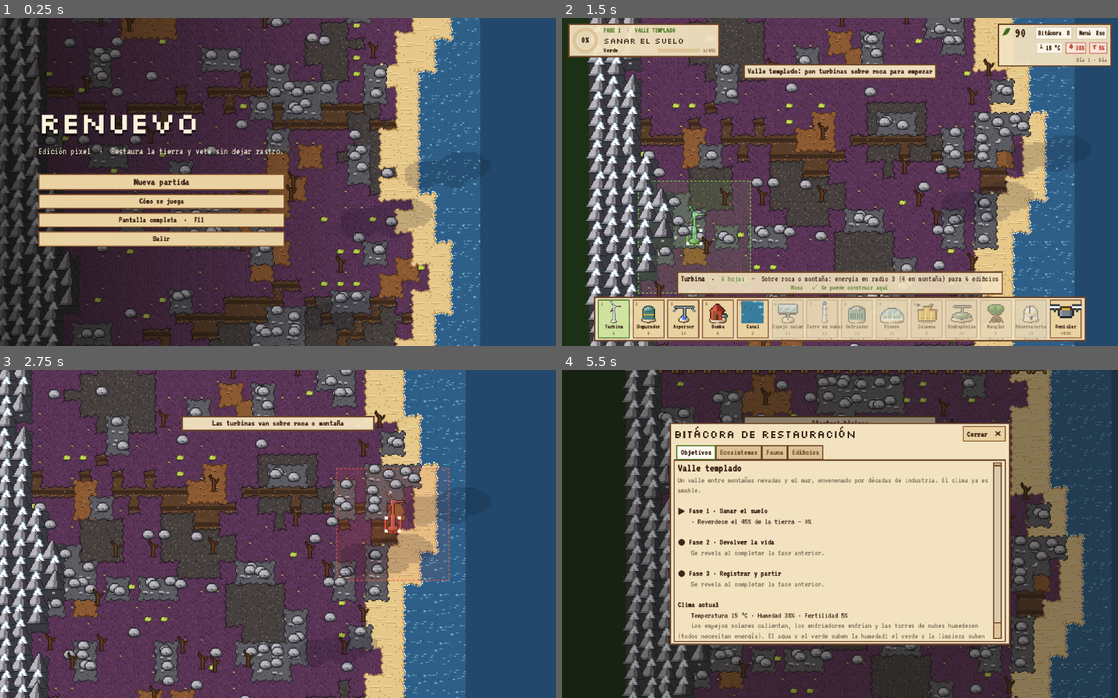
Above: before the commit, frames 1-4 (two rows, left to right).
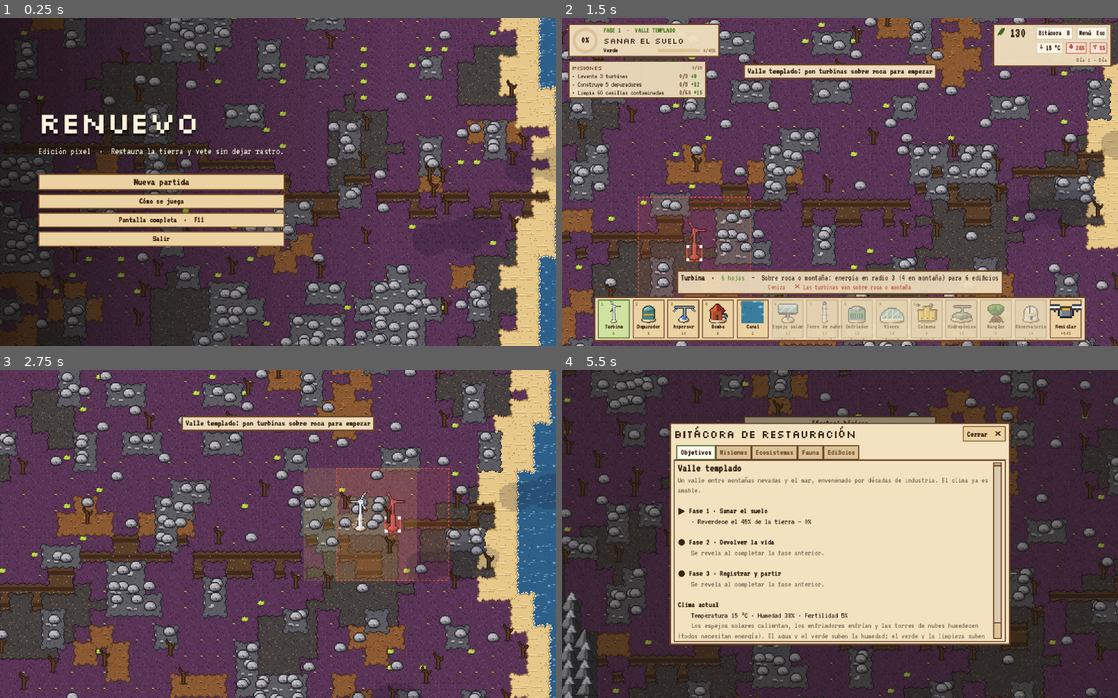
Above: after the commit, the same moments.

Repository: Sinlessheart62/Renuevo
Game: Godot game, scene res://main.tscn
The game is run twice, just before and just after one commit, with the same random seed, the same clock (stepped at 60 frames per second) and the same inputs.
Inputs (mouse positions are in pixels of both pictures, inside the frame that each line leads up to):
- Up to frame 1 (0.25 s): no input
- Up to frame 2 (1.5 s): click "Nueva partida" at 0.5 s; click "Jugar" at 1.25 s
- Up to frame 3 (2.75 s): tap Enter at 2 s; move the mouse to (400, 517) at 2.02 s; hold D from 2.03 s (still down); tap H at 2.1 s; click (400, 517) at 2.17 s
- Up to frame 4 (5.5 s): release D at 2.75 s; drag from (728, 550) to (812, 599) at 2.77 s; move the mouse to (895, 461) at 3.52 s; hold D 3.53-4.25 s; tap B at 3.6 s; click (895, 461) at 3.67 s; tap H at 3.8, 5.3 s; drag from (812, 599) to (673, 484) at 4.27 s; move the mouse to (1006, 583) at 5.02 s; hold A from 5.03 s (still down); tap G at 5.1 s; click (1006, 583) at 5.17 s

The runs differ from the first frame. In frame 1, 57% of the frame differs, in the area x 0-100%, y 0-100%; in frame 2, 57%; in frame 3, 70%; in frame 4, 37%.

Commit message:
Renuevo Pixel 3.2: mapa de 44x44 y 28 misiones secundarias con recompensas
Co-Authored-By: Claude Opus 5.5 <noreply@anthropic.com>
Claude-Session: https://claude.ai/code/session_01YNeEiBML75Bjw2HE6PNaww

Diff:
--- a/godot-pixel/scripts/data.gd
+++ b/godot-pixel/scripts/data.gd
@@ -1,10 +1,11 @@
 extends Node
 ## Datos fijos del juego: terrenos, herramientas, regiones y especies.
 
-const C := 30
-const R := 30
+const C := 44
+const R := 44
 const MAXH := 5
 const DAY := 300.0
+const AFW := float(C * R) / 900.0   # más fauna en mapas grandes
 const HS := 0.42          # altura de un escalón de terreno (unidades de mundo)
 
 const TY := ["tox","dirt","grass","forest","water","wet","flower","rock","mnt","sea","sand","mang","ash","ice","lava","oil","bed"]
@@ -116,26 +117,26 @@
 func want(k: String, s: Dictionary) -> int:
 	var gl: float = s.green + s.flower
 	match k:
-		"deer": return mini(8, s.forest / 8)
-		"rabbit": return mini(6, (s.grass + s.flower) / 25)
-		"heron": return mini(6, s.wet / 4)
-		"duck": return mini(6, s.water / 6)
-		"bee": return mini(10, s.flower / 5)
-		"butterfly": return mini(8, s.flower / 7)
-		"parrot": return mini(8, s.forest / 6)
-		"turtle": return mini(5, s.mang / 4)
-		"reindeer": return mini(6, s.forest / 7)
-		"fox": return mini(4, (s.grass + s.flower) / 22)
-		"hare": return mini(6, (s.grass + s.flower) / 18)
-		"seal": return mini(4, s.green / 35)
-		"goat": return mini(6, (s.grass + s.flower) / 20)
-		"lizard": return mini(6, s.green / 25)
-		"beaver": return mini(3, s.water / 6) if s.forest >= 6 else 0
-		"frog": return mini(6, s.wet / 3)
-		"bear": return mini(2, s.forest / 20) if (s.forest >= 20 and s.flower >= 8) else 0
-		"flamingo": return mini(6, (s.wet + s.mang) / 6)
-		"manta": return mini(3, s.mang / 6)
-		"wolf": return mini(3, maxi(0, s.get("reindeer", 0) - 1))
+		"deer": return mini(int(8 * AFW), s.forest / 8)
+		"rabbit": return mini(int(6 * AFW), (s.grass + s.flower) / 25)
+		"heron": return mini(int(6 * AFW), s.wet / 4)
+		"duck": return mini(int(6 * AFW), s.water / 6)
+		"bee": return mini(int(10 * AFW), s.flower / 5)
+		"butterfly": return mini(int(8 * AFW), s.flower / 7)
+		"parrot": return mini(int(8 * AFW), s.forest / 6)
+		"turtle": return mini(int(5 * AFW), s.mang / 4)
+		"reindeer": return mini(int(6 * AFW), s.forest / 7)
+		"fox": return mini(int(4 * AFW), (s.grass + s.flower) / 22)
+		"hare": return mini(int(6 * AFW), (s.grass + s.flower) / 18)
+		"seal": return mini(int(4 * AFW), s.green / 35)
+		"goat": return mini(int(6 * AFW), (s.grass + s.flower) / 20)
+		"lizard": return mini(int(6 * AFW), s.green / 25)
+		"beaver": return mini(int(3 * AFW), s.water / 6) if s.forest >= 6 else 0
+		"frog": return mini(int(6 * AFW), s.wet / 3)
+		"bear": return mini(int(2 * AFW), s.forest / 20) if (s.forest >= 20 and s.flower >= 8) else 0
+		"flamingo": return mini(int(6 * AFW), (s.wet + s.mang) / 6)
+		"manta": return mini(int(3 * AFW), s.mang / 6)
+		"wolf": return mini(int(3 * AFW), maxi(0, s.get("reindeer", 0) - 1))
 		"whale":
 			var r: float = float(s.green) / s.land
 			return (2 if r > .6 else 1) if r > .4 else 0
@@ -151,3 +152,34 @@
 
 func ty(i: int) -> String:
 	return TY[i]
+
+## Misiones secundarias: k = métrica, g = meta, r = recompensa en hojas, ph = fase mínima, reg = regiones
+const MISSIONS := [
+	{"id":"tur3","n":"Levanta 3 turbinas","k":"b_tur","g":3,"r":8},
+	{"id":"geo3","n":"Construye 3 plantas geotérmicas","k":"b_geo","g":3,"r":15,"reg":["volcan"]},
+	{"id":"dep5","n":"Construye 5 depuradores","k":"b_dep","g":5,"r":12},
+	{"id":"clean60","n":"Limpia 60 casillas contaminadas","k":"clean","g":60,"r":15},
+	{"id":"oil40","n":"Limpia 40 casillas de petróleo","k":"oil","g":40,"r":20,"reg":["tropico"]},
+	{"id":"melt150","n":"Derrite 150 casillas de hielo","k":"melt","g":150,"r":20,"reg":["polar"]},
+	{"id":"grass80","n":"Haz crecer 80 casillas de pasto","k":"grass","g":80,"r":15},
+	{"id":"can8","n":"Excava 8 canales","k":"can","g":8,"r":10},
+	{"id":"fill15","n":"Llena de agua 15 casillas de cauce","k":"fill","g":15,"r":12},
+	{"id":"asp6","n":"Ten 6 aspersores con energía a la vez","k":"pow_asp","g":6,"r":15},
+	{"id":"rain2","n":"Vive 2 lluvias","k":"rain","g":2,"r":10},
+	{"id":"green25","n":"Reverdece el 25% de la tierra","k":"green","g":25,"r":15},
+	{"id":"warm5","n":"Sube la temperatura a 5 °C","k":"T_hi","g":5,"r":15,"reg":["polar"]},
+	{"id":"cool26","n":"Baja la temperatura a 26 °C","k":"T_lo","g":26,"r":15,"reg":["tropico"]},
+	{"id":"hum45","n":"Sube la humedad al 45%","k":"H","g":45,"r":15,"reg":["volcan"]},
+	{"id":"day3","n":"Llega al día 3","k":"days","g":3,"r":10},
+	{"id":"forest40","n":"Haz crecer 40 casillas de bosque","k":"forest","g":40,"r":20,"ph":2},
+	{"id":"flower25","n":"Siembra 25 casillas de flores","k":"flower","g":25,"r":20,"ph":2},
+	{"id":"wet15","n":"Crea 15 casillas de humedal","k":"wet","g":15,"r":20,"ph":2,"reg":["valle","tropico","polar","volcan"]},
+	{"id":"col3","n":"Instala 3 colmenas","k":"b_col","g":3,"r":12,"ph":2},
+	{"id":"man8","n":"Planta 8 manglares","k":"man","g":8,"r":15,"ph":2,"reg":["valle","tropico"]},
+	{"id":"sp4","n":"Descubre 4 especies","k":"species","g":4,"r":20},
+	{"id":"bear","n":"Atrae al oso al bosque","k":"sp_bear","g":1,"r":25,"reg":["valle"]},
+	{"id":"whale","n":"Avista la ballena","k":"sp_whale","g":1,"r":25,"reg":["polar"]},
+	{"id":"manta","n":"Avista la mantarraya","k":"sp_manta","g":1,"r":25,"reg":["tropico"]},
+	{"id":"goat","n":"Atrae a la cabra montés","k":"sp_goat","g":1,"r":25,"reg":["volcan"]},
+	{"id":"anim25","n":"Ten 25 animales en la parcela","k":"animals","g":25,"r":25},
+	{"id":"rec15","n":"Recicla 15 edificios","k":"rec","g":15,"r":20,"ph":3}]
--- a/godot-pixel/scripts/game.gd
+++ b/godot-pixel/scripts/game.gd
@@ -13,8 +13,8 @@
 signal finished(text: String)
 signal scanned_animal(i: int, a: Dictionary)
 
-const C := 30
-const R := 30
+const C := 44
+const R := 44
 const SKEY := "user://partida.json"
 const PKEY := "user://progreso.json"
 
@@ -58,6 +58,9 @@
 var rng := RandomNumberGenerator.new()
 var last_stats: Dictionary = {}
 var paused := false
+var cnt := {}            # contadores para las misiones
+var mis_done := {}
+signal missions_changed
 
 func _ready() -> void:
 	rng.randomize()
@@ -126,6 +129,7 @@
 		return a + (b - a) * u + (c - a) * v + (a - b - c + d) * u * v
 
 # ---------------------------------------------------------------- generación
+const AF := float(C * R) / 900.0   # factor de área respecto al mapa de 30x30
 func gen(sd: int) -> void:
 	var r := Mulberry.new(sd)
 	var n1 := _noise_grid(r, 3)
@@ -166,8 +170,8 @@
 			for x in C:
 				if T[idx(x, y)] != "sea" and touches(x, y, ["sea"]):
 					T[idx(x, y)] = "sand"; H[idx(x, y)] = 1
-		for k in 8: blob.call(3 + r.next() * (C - 6), 3 + r.next() * (R - 6), .6 + r.next() * 1.0, "rock", "tox")
-		for k in 11:
+		for k in int(8 * AF): blob.call(3 + r.next() * (C - 6), 3 + r.next() * (R - 6), .6 + r.next() * 1.0, "rock", "tox")
+		for k in int(11 * AF):
 			var cx := int(r.next() * C); var cy := int(r.next() * R)
 			for j in [idx(cx, cy)] + nb4(cx, cy):
 				if T[j] == "tox" and r.next() < .7: T[j] = "dirt"
@@ -189,20 +193,29 @@
 				if cone > 2.4:
 					H[idx(x, y)] = mini(D.MAXH, int(round(cone)))
 					T[idx(x, y)] = "lava" if d < 1.2 else "mnt"
-		for k in 5:
+		var v2x := C - 1 - vx + (r.next() - .5) * 6; var v2y := R - 1 - vy + (r.next() - .5) * 6
+		for y2 in R:
+			for x2 in C:
+				var d2 := Vector2(x2 - v2x, y2 - v2y).length()
+				var cone2 := 4.6 - d2 * .8
+				if cone2 > 2.4:
+					H[idx(x2, y2)] = mini(D.MAXH, int(round(cone2)))
+					T[idx(x2, y2)] = "lava" if d2 < 1.0 else "mnt"
+		for k in int(5 * AF):
 			var x := vx; var y := vy; var a := r.next() * 6.28
+			if k % 2 == 1: x = v2x; y = v2y
 			for s in 18:
 				x += cos(a) + (r.next() - .5) * .9; y += sin(a) + (r.next() - .5) * .9
 				var xi := int(round(x)); var yi := int(round(y))
 				if not inb(xi, yi): break
 				if s > 1: T[idx(xi, yi)] = "lava"
-		for k in 9: blob.call(r.next() * C, r.next() * R, .6 + r.next() * 1.1, "rock", "ash")
+		for k in int(9 * AF): blob.call(r.next() * C, r.next() * R, .6 + r.next() * 1.1, "rock", "ash")
 		var y := 2 + int(r.next() * (R - 4))
 		for x in C:
 			if inb(x, y) and T[idx(x, y)] != "lava" and T[idx(x, y)] != "mnt":
 				T[idx(x, y)] = "bed"; H[idx(x, y)] = maxi(1, H[idx(x, y)] - 1)
 			y = clampi(y + int(round(r.next() * 2 - 1)), 1, R - 2)
-		for k in 11:
+		for k in int(11 * AF):
 			var cx := int(r.next() * C); var cy := int(r.next() * R)
 			for j in [idx(cx, cy)] + nb4(cx, cy):
 				if (T[j] == "tox" or T[j] == "ash") and r.next() < .75: T[j] = "dirt"
@@ -214,12 +227,12 @@
 				if m > .4:
 					T[idx(x, y)] = "mnt"; H[idx(x, y)] = mini(D.MAXH, 3 + int(round(m * .8)))
 		if region_id == "valle":
-			for k in 6: blob.call(5 + r.next() * (C - 10), r.next() * R, 1.2 + r.next() * 1.6, "ash", "tox")
+			for k in int(6 * AF): blob.call(5 + r.next() * (C - 10), r.next() * R, 1.2 + r.next() * 1.6, "ash", "tox")
 		else:
-			for k in 8: blob.call(5 + r.next() * (C - 10), r.next() * R, 1.2 + r.next() * 1.6, "tox", "ice")
-		for k in 9: blob.call(4 + r.next() * (C - 8), r.next() * R, .6 + r.next() * 1.1, "rock", base)
-		for rv in 2:
-			_river(r, 4 + int(r.next() * (R / 2 - 6)) + rv * (R / 2))
+			for k in int(8 * AF): blob.call(5 + r.next() * (C - 10), r.next() * R, 1.2 + r.next() * 1.6, "tox", "ice")
+		for k in int(9 * AF): blob.call(4 + r.next() * (C - 8), r.next() * R, .6 + r.next() * 1.1, "rock", base)
+		for rv in 3:
+			_river(r, 3 + int(r.next() * (R / 3 - 5)) + rv * (R / 3))
 		_coast_and_more(r, base)
 	_rock_grid(r)
 
@@ -242,7 +255,7 @@
 					T[j] = "sea"; H[j] = 0
 				else:
 					T[j] = "sand"; H[j] = 1
-		for k in 9:
+		for k in int(9 * AF):
 			var cx := 5 + int(r.next() * (C - 10)); var cy := int(r.next() * R)
 			for j in [idx(cx, cy)] + nb4(cx, cy):
 				if T[j] == base and r.next() < .75: T[j] = "dirt"
@@ -263,6 +276,12 @@
 
 func set_type(i: int, t: String) -> void:
 	var old := T[i]
+	if started:
+		if old in D.DIRTY and (t == "dirt" or t == "sea"): _c("clean")
+		if old == "oil": _c("oil")
+		if old == "ice" and t == "dirt": _c("melt")
+		if old == "dirt" and t == "grass": _c("grass")
+		if old == "bed" and t == "water": _c("fill")
 	T[i] = t
 	known[t] = true
 	born[i] = now_s
@@ -417,6 +436,10 @@
 		else:
 			set_type(i, "bed" if id == "can" else "mang")
 			Sfx.play("water" if id == "can" else "seed"); fx.emit("dust", i, null)
+	if id == "rec": _c("rec")
+	elif id == "can": _c("can")
+	elif id == "man": _c("man")
+	else: _c("b_" + id)
 	compute_power(); climate(stats()); dirty = true; hud()
 	return true
 
@@ -500,12 +523,12 @@
 			if T[j] == "water" or T[j] == "sea" or T[j] == "wet":
 				fl.append(i); break
 	fl.shuffle()
-	for k in mini(5, fl.size()):
+	for k in mini(8, fl.size()):
 		set_type(fl[k], "water"); fx.emit("ring", fl[k], Color(.75, .9, 1))
 	if fl.size() and rng.randf() < .15: Sfx.play("water")
 	# deshielo natural
 	if CL.T > 1:
-		for k in 45:
+		for k in int(45 * AF):
 			var i := rng.randi() % (C * R)
 			if T[i] == "ice" and rng.randf() < minf(.5, CL.T * .03):
 				var ok := false
@@ -514,7 +537,7 @@
 				if ok:
 					set_type(i, "dirt"); fx.emit("ring", i, Color(.92, .96, 1))
 	# propagación natural
-	for k in 68:
+	for k in int(68 * AF):
 		var i := rng.randi() % (C * R)
 		var g := T[i]
 		if not D.SPR.has(g):
@@ -531,7 +554,7 @@
 			if T[j] == s[0] and (g == "water" or B[j] == ""): n.append(j)
 		if n.size(): grow(pickr(n), "grass" if g == "water" else g)
 	if not wx.on and rng.randf() < (.3 + CL.H / 100.0) / 300.0 and phase < 3:
-		wx.on = true; wx.until = gtime + 18 + rng.randf() * 12
+		wx.on = true; wx.until = gtime + 18 + rng.randf() * 12; _c("rain")
 		toast.emit("Empieza a nevar" if CL.T < 0 else "Empieza a llover: todo crece más rápido")
 	if wx.on and gtime > wx.until: wx.on = false
 	hud()
@@ -597,6 +620,7 @@
 			save()
 		else:
 			start_leaving()
+	if started and not won: check_missions(s)
 	hud_changed.emit()
 
 # ---------------------------------------------------------------- fauna
@@ -706,6 +730,8 @@
 	var m := maxi(1, roundi(play_s / 60.0))
 	var first: bool = not prog.done.has(region_id)
 	prog.done[region_id] = mini(int(prog.done[region_id]), m) if prog.done.has(region_id) else m
+	if not prog.has("mis"): prog.mis = {}
+	prog.mis[region_id] = maxi(int(prog.mis.get(region_id, 0)), mis_done.size())
 	_save_prog()
 	var ni := D.RORDER.find(region_id) + 1
 	var nx: String = D.RORDER[ni] if ni < D.RORDER.size() else ""
@@ -731,9 +757,10 @@
 		if a.begins_with("--seed="):
 			seed_v = int(a.split("=")[1]); rng.seed = seed_v
 	gen(seed_v)
-	leaves = 90; phase = 1; b3 = 0; gtime = D.DAY * .06
+	leaves = 130; phase = 1; b3 = 0; gtime = D.DAY * .06
 	seen = {}; scanned = {}; known = {}
 	for t in T: known[t] = true
+	cnt = {}; mis_done = {}
 	play_s = 0; reset_run()
 	tool_id = "geo" if id == "volcan" else "tur"
 	compute_power(); dirty = true
@@ -754,7 +781,7 @@
 	for i in C * R:
 		ts += char(97 + D.TY.find(T[i])); bs += char(97 + D.BL.find(B[i]))
 	return {"v":3,"ts":Time.get_unix_time_from_system(),"region":region_id,"seed":seed_v,"leaves":leaves,"phase":phase,"b3":b3,
-		"gt":roundi(gtime),"seen":seen.keys(),"sc":scanned.keys(),"kn":known.keys(),"ms":roundi(play_s * 1000),"t":ts,"b":bs}
+		"gt":roundi(gtime),"seen":seen.keys(),"sc":scanned.keys(),"kn":known.keys(),"ms":roundi(play_s * 1000),"t":ts,"b":bs,"mis":mis_done.keys(),"cnt":cnt}
 
 func valid(s) -> bool:
 	return s is Dictionary and int(s.get("v", 0)) == 3 and D.REGIONS.has(s.get("region", "")) and str(s.get("t", "")).length() == C * R
@@ -773,6 +800,9 @@
 	for k in s.get("seen", []): seen[k] = true
 	for k in s.get("sc", []): scanned[k] = true
 	for k in s.get("kn", []): known[k] = true
+	mis_done = {}
+	for k in s.get("mis", []): mis_done[k] = true
+	cnt = s.get("cnt", {}).duplicate()
 	for t in T: known[t] = true
 	play_s = float(s.get("ms", 0)) / 1000.0
 	reset_run()
@@ -812,3 +842,65 @@
 func unlocked(id: String) -> bool:
 	var i := D.RORDER.find(id)
 	return i == 0 or prog.done.has(D.RORDER[i - 1])
+
+# ---------------------------------------------------------------- misiones
+func _c(k: String, n := 1) -> void:
+	cnt[k] = int(cnt.get(k, 0)) + n
+
+func missions_for_region(id := "") -> Array:
+	if id == "": id = region_id
+	var o := []
+	for m in D.MISSIONS:
+		if not m.has("reg") or id in m.reg: o.append(m)
+	return o
+
+func mis_value(m: Dictionary, s: Dictionary) -> float:
+	var k: String = m.k
+	if k.begins_with("b_") or k in ["clean", "oil", "melt", "grass", "fill", "can", "man", "rec", "rain"]:
+		return float(cnt.get(k, 0))
+	if k.begins_with("sp_"): return 1.0 if seen.has(k.substr(3)) else 0.0
+	match k:
+		"forest", "flower", "wet", "mang", "water": return float(s.get(k, 0))
+		"green": return 100.0 * s.green / s.land
+		"species": return float(seen.size())
+		"animals": return float(anim.size())
+		"days": return float(int(gtime / D.DAY) + 1)
+		"T_hi": return CL.T
+		"T_lo": return CL.T
+		"H": return CL.H
+		"pow_asp":
+			var n := 0
+			for i in C * R:
+				if B[i] == "asp" and POW.size() and POW[i]: n += 1
+			return float(n)
+	return 0.0
+
+func mis_ok(m: Dictionary, v: float) -> bool:
+	return v <= m.g if m.k == "T_lo" else v >= m.g
+
+func mis_text(m: Dictionary, v: float) -> String:
+	if m.k == "T_lo" or m.k == "T_hi": return "%d °C" % roundi(v)
+	if m.k == "H": return "%d%%" % roundi(v)
+	if m.k == "green": return "%d/%d%%" % [mini(roundi(v), m.g), m.g]
+	if m.g == 1: return "pendiente"
+	return "%d/%d" % [mini(int(v), m.g), m.g]
+
+func active_missions(nmax := 3) -> Array:
+	var o := []
+	for m in missions_for_region():
+		if mis_done.has(m.id): continue
+		if int(m.get("ph", 1)) > phase: continue
+		o.append(m)
+		if o.size() >= nmax: break
+	return o
+
+func check_missions(s: Dictionary) -> void:
+	for m in missions_for_region():
+		if mis_done.has(m.id) or int(m.get("ph", 1)) > phase: continue
+		if mis_ok(m, mis_value(m, s)):
+			mis_done[m.id] = true
+			leaves += int(m.r)
+			toast.emit("Misión cumplida: %s  ·  +%d hojas" % [m.n, m.r])
+			Sfx.play("found")
+			dirty = true
+			missions_changed.emit()
--- a/godot-pixel/scripts/ui.gd
+++ b/godot-pixel/scripts/ui.gd
@@ -30,6 +30,9 @@
 var phase_l: Label
 var phase_n: Label
 var goals_box: VBoxContainer
+var mis_box: VBoxContainer
+var mis_count: Label
+var mis_panel: PanelContainer
 var leaves_l: Label
 var clim_box: HBoxContainer
 var time_l: Label
@@ -185,6 +188,17 @@
 	phase_l = _lbl("Fase 1", 15, F600, GREEN); hh.add_child(phase_l)
 	phase_n = _lbl("Sanar el suelo", 24, SERIFB); v.add_child(phase_n)
 	goals_box = VBoxContainer.new(); goals_box.add_theme_constant_override("separation", 3); v.add_child(goals_box)
+	# — misiones activas (izquierda, debajo de la fase)
+	mis_panel = _panel(.92)
+	mis_panel.position = Vector2(18, 0)
+	hud.add_child(mis_panel)
+	var mv := VBoxContainer.new(); mv.add_theme_constant_override("separation", 2); mis_panel.add_child(mv)
+	var mh := HBoxContainer.new(); mv.add_child(mh)
+	mh.add_child(_lbl("MISIONES", 16, SERIFB, Color("#7a5634")))
+	var msp := Control.new(); msp.size_flags_horizontal = Control.SIZE_EXPAND_FILL; mh.add_child(msp)
+	mis_count = _lbl("", 14, F500, INK2); mh.add_child(mis_count)
+	mis_box = VBoxContainer.new(); mis_box.add_theme_constant_override("separation", 1); mv.add_child(mis_box)
+	tl.resized.connect(func(): mis_panel.position.y = tl.position.y + tl.size.y + 10)
 	# — recursos y clima (arriba derecha)
 	var tr := _panel(.94)
 	tr.set_anchors_preset(Control.PRESET_TOP_RIGHT)
@@ -314,6 +328,7 @@
 		row.add_child(_lbl(vt, 14, F500, INK2))
 		goals_box.add_child(row)
 	leaves_l.text = str(Game.leaves)
+	_refresh_missions()
 	for c in clim_box.get_children(): c.queue_free()
 	var CL: Dictionary = Game.CL
 	var chips := [["t", "%d °C" % roundi(CL.T), CL.T < 0 or CL.T > 28, "Temperatura"], ["h", "%d%%" % roundi(CL.H), CL.H < 40, "Humedad"], ["f", "%d%%" % roundi(CL.F), CL.F < 30, "Fertilidad"]]
@@ -452,7 +467,7 @@
 	top.add_child(_btn("Cerrar  ✕", func(): toggle_journal()))
 	j_tabs = TabContainer.new(); j_tabs.size_flags_vertical = Control.SIZE_EXPAND_FILL
 	v.add_child(j_tabs)
-	for name in ["Objetivos", "Ecosistemas", "Fauna", "Edificios"]:
+	for name in ["Objetivos", "Misiones", "Ecosistemas", "Fauna", "Edificios"]:
 		var sc := ScrollContainer.new(); sc.name = name
 		sc.horizontal_scroll_mode = ScrollContainer.SCROLL_MODE_DISABLED
 		var rt := RichTextLabel.new(); rt.name = "t"; rt.bbcode_enabled = true; rt.fit_content = true
@@ -485,6 +500,17 @@
 	t += "[b]Clima actual[/b]\n    Temperatura %d °C · Humedad %d%% · Fertilidad %d%%\n" % [roundi(Game.CL.T), roundi(Game.CL.H), roundi(Game.CL.F)]
 	t += "    [color=#7a6b55]Los espejos solares calientan, los enfriadores enfrían y las torres de nubes humedecen (todos necesitan energía). El agua y el verde suben la humedad; el verde y la limpieza suben la fertilidad.[/color]\n"
 	_set_tab("Objetivos", t)
+	var all: Array = Game.missions_for_region()
+	t = "[color=#7a5634]Misiones opcionales de esta región: dan hojas extra al cumplirse. Las que piden fase 2 o 3 se activan al llegar a esa fase.[/color]\n\n"
+	t += "[b]Cumplidas: %d de %d[/b]\n\n" % [Game.mis_done.size(), all.size()]
+	for m in all:
+		var done: bool = Game.mis_done.has(m.id)
+		var ph: int = int(m.get("ph", 1))
+		var v: float = Game.mis_value(m, s)
+		if done: t += "[color=#4f7a26]✓ %s[/color]  [color=#7a5634]+%d hojas[/color]\n" % [m.n, m.r]
+		elif ph > Game.phase: t += "[color=#a8906c]○ %s  — fase %d[/color]\n" % [m.n, ph]
+		else: t += "• %s  [color=#7a5634]%s · +%d hojas[/color]\n" % [m.n, Game.mis_text(m, v), m.r]
+	_set_tab("Misiones", t)
 	t = "[color=#7a6b55]Cada ecosistema necesita un clima concreto. Los que ya viste aparecen con su descripción.[/color]\n\n"
 	for ty in D.TY:
 		var k: bool = Game.known.has(ty)
@@ -616,6 +642,9 @@
 		cv.add_child(_lbl(st, 13, F500, INK2))
 		var done: bool = Game.prog.done.has(id)
 		if done: cv.add_child(_lbl("✓ Restaurada en %d min" % int(Game.prog.done[id]), 15, F600, GREEN))
+		var mtot: int = Game.missions_for_region(id).size()
+		var mbest: int = int(Game.prog.get("mis", {}).get(id, 0))
+		cv.add_child(_lbl("Misiones: %d/%d" % [mbest, mtot], 15, F600, INK2))
 		var sp := Control.new(); sp.size_flags_vertical = Control.SIZE_EXPAND_FILL; cv.add_child(sp)
 		if ok:
 			var rid: String = id
@@ -699,3 +728,23 @@
 			at.atlas = board.tex[name]
 			at.region = Rect2(0, 0, info.w, info.h)
 		thumbs[t.id] = at
+
+func _refresh_missions() -> void:
+	for c in mis_box.get_children():
+		mis_box.remove_child(c); c.queue_free()
+	var all: Array = Game.missions_for_region()
+	mis_count.text = "%d/%d" % [Game.mis_done.size(), all.size()]
+	var act: Array = Game.active_missions(3)
+	var s: Dictionary = Game.last_stats if Game.last_stats.size() else Game.stats()
+	if act.is_empty():
+		mis_box.add_child(_lbl("Sin misiones pendientes en esta fase", 15, F500, INK2))
+	for m in act:
+		var row := HBoxContainer.new(); row.add_theme_constant_override("separation", 8)
+		var v: float = Game.mis_value(m, s)
+		var nl := _lbl("• " + m.n, 15, F500)
+		nl.custom_minimum_size.x = 300
+		row.add_child(nl)
+		row.add_child(_lbl(Game.mis_text(m, v), 15, F600, INK2))
+		row.add_child(_lbl("+%d" % m.r, 15, F600, GREEN))
+		mis_box.add_child(row)
+	mis_panel.set_deferred("size", Vector2.ZERO)
